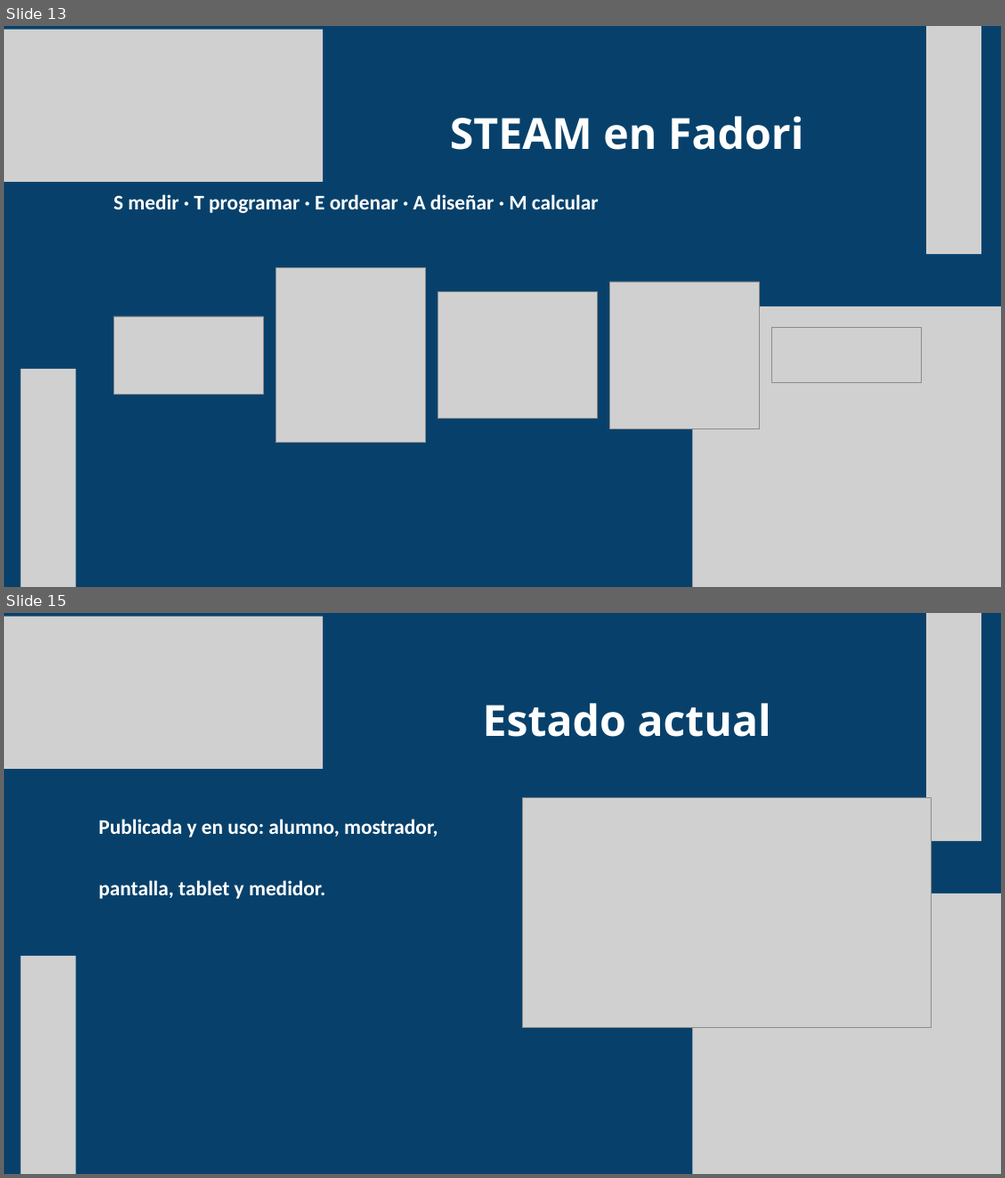
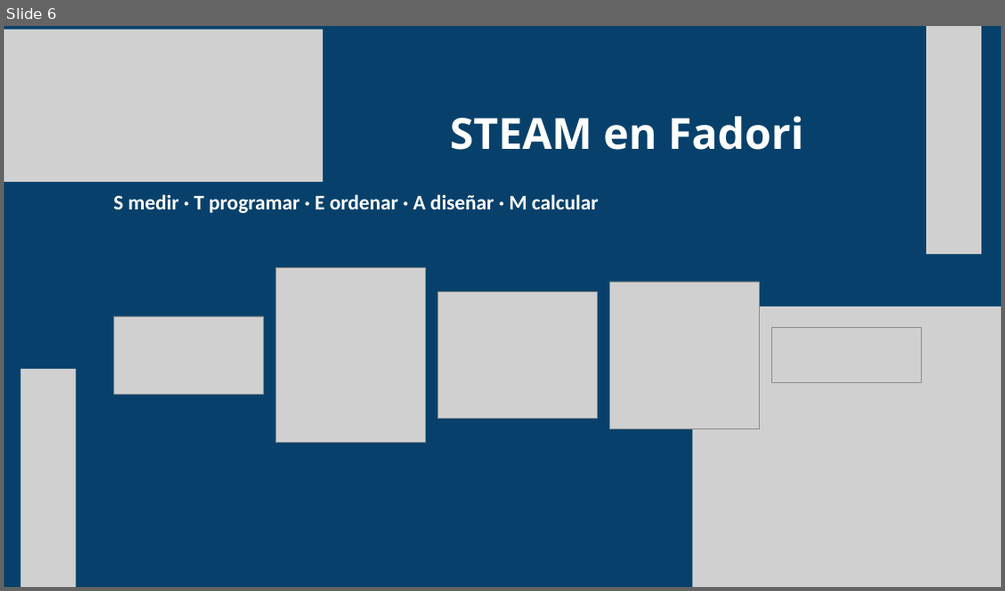
Before and after one commit to ejercitopalomazi9111-arch/mazi-central, a slide deck: fadori/presentacion/Fadori-STEAM.pptx. Shown one above the other, each under a label of ours: slides 13 and 15 before the commit, slide 6 after it; the slides between them are not shown. The pictures are 1005x1178 and 1005x591 pixels, drawn with LibreOffice and Linux fonts; fonts in the diff are those of the drawing; grey boxes stand for pictures. Boxes give left, top, right and bottom in pixels: in the first picture for what was removed or moved away, otherwise in the second. Text is boxed around its words. In the diff, an @@ line names an element or a change of style, - is before the commit and + after.

```diff
--- a/fadori/presentacion/Fadori-STEAM.pptx
+++ b/fadori/presentacion/Fadori-STEAM.pptx
@@ slide 15 removed at box(4, 613, 1001, 1174), background #07416B @@
@@ picture removed at box(4, 617, 323, 769) @@
@@ picture removed at box(926, 613, 981, 841) @@
@@ text removed at box(483, 703, 771, 737) @@
-Estado actual
@@ picture removed at box(522, 797, 931, 1027) @@
@@ text removed at box(98, 819, 438, 899) @@
-Publicada y en uso: alumno, mostrador, pantalla, tablet y medidor.
@@ picture removed at box(692, 893, 1001, 1173) @@
@@ picture removed at box(20, 956, 76, 1174) @@
@@ what was slide 13 is now slide 6 @@
```
Also in this commit, not shown: 1 slide changed, 7 other slides removed, 2 other files.
